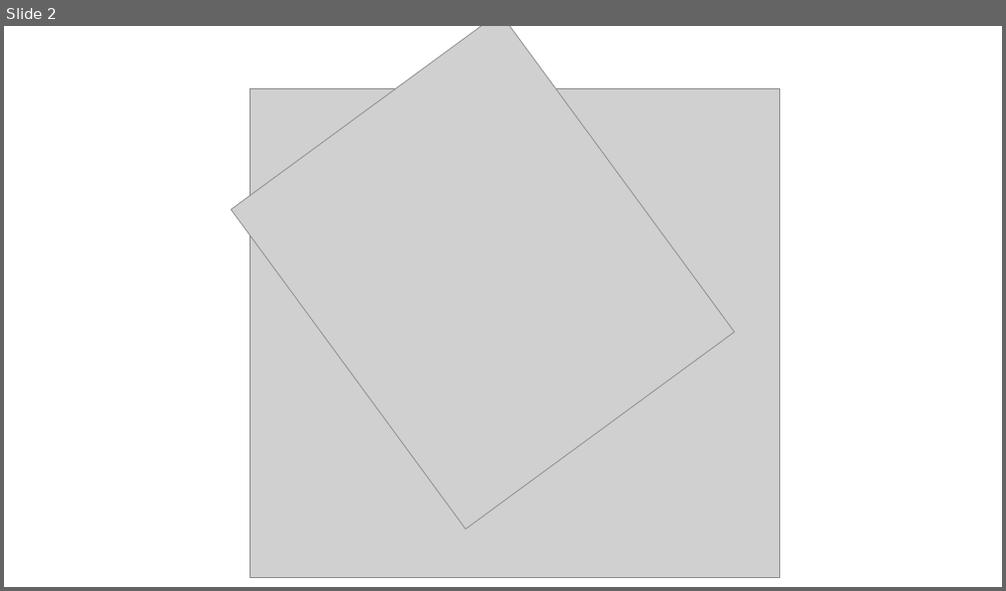
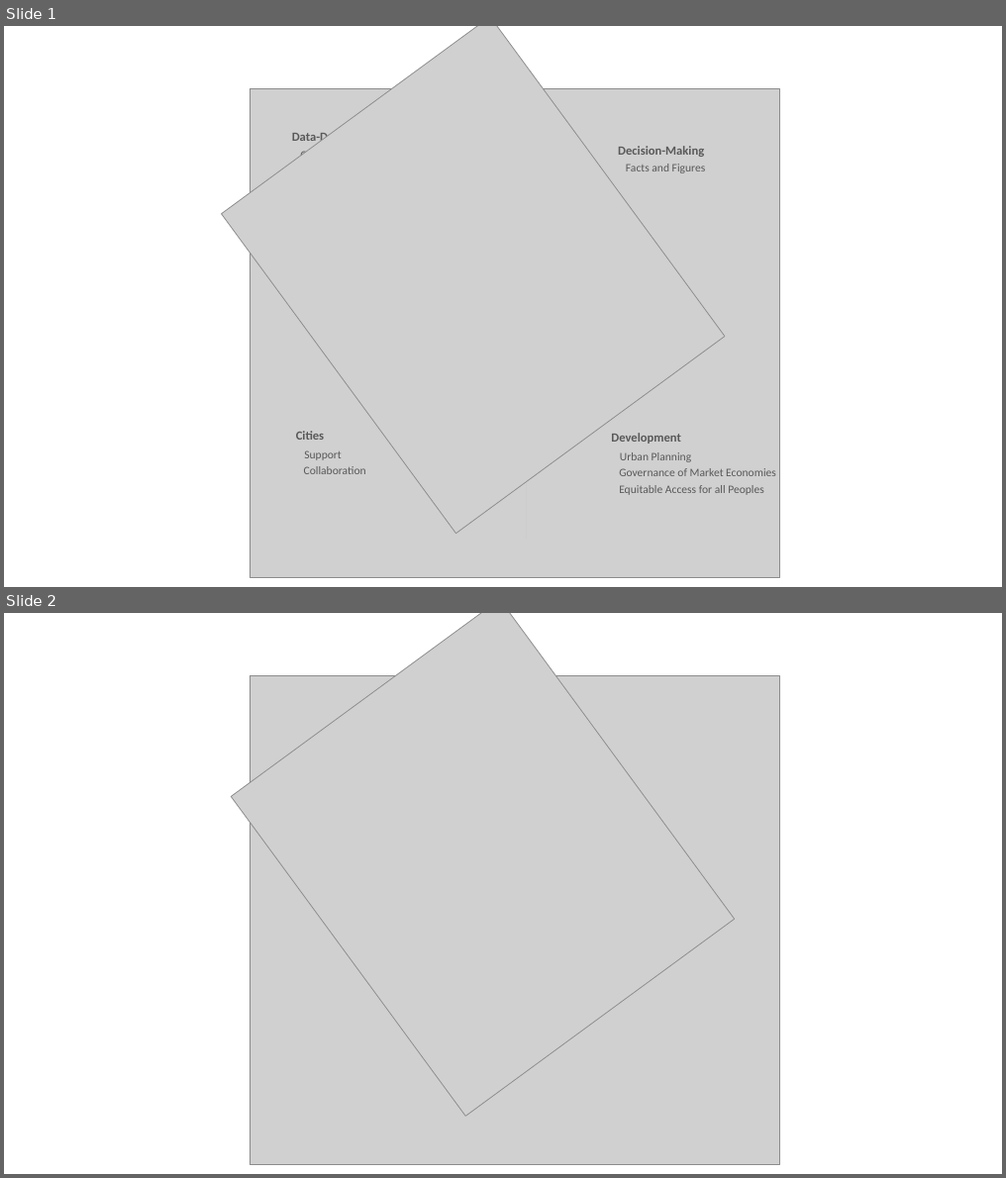
Before and after one commit to trivikverma/researchgroup, a slide deck: static/img/header.pptx. Shown one above the other, each under a label of ours: slide 2 before the commit, slides 1 and 2 after it. The pictures are 1006x591 and 1006x1178 pixels, drawn with LibreOffice and Linux fonts; fonts in the diff are those of the drawing; grey boxes stand for pictures. Boxes give left, top, right and bottom in pixels: in the first picture for what was removed or moved away, otherwise in the second. Text is boxed around its words. In the diff, an @@ line names an element or a change of style, - is before the commit and + after.

```diff
--- a/static/img/header.pptx
+++ b/static/img/header.pptx
@@ slide 1 added at [4, 26, 1002, 587], background #FFFFFF @@
@@ picture added at [222, 26, 725, 534] @@
@@ line added from (527, 540) to (527, 79), #7C7C7C 0.5 pt @@
@@ picture added at [250, 89, 779, 578] @@
@@ text added at [292, 131, 354, 157], 11 pt, text #595959 @@
+Data-Driven
+Open Source
+GIS
+Sensors
@@ text added at [618, 146, 706, 174], 12 pt, text #595959, bold @@
+Decision-Making
+Facts and Figures
@@ line added from (297, 332) to (755, 332), #7C7C7C 0.25 pt @@
@@ text added at [296, 431, 366, 474], 11 pt, text #595959 @@
+Cities
+Support
+Collaboration
@@ text added at [611, 433, 776, 495], 11 pt, text #595959 @@
+Development
+Urban Planning
+Governance of Market Economies
+Equitable Access for all Peoples
```
Also in this commit, not shown: 1 slide removed, 3 other files.
